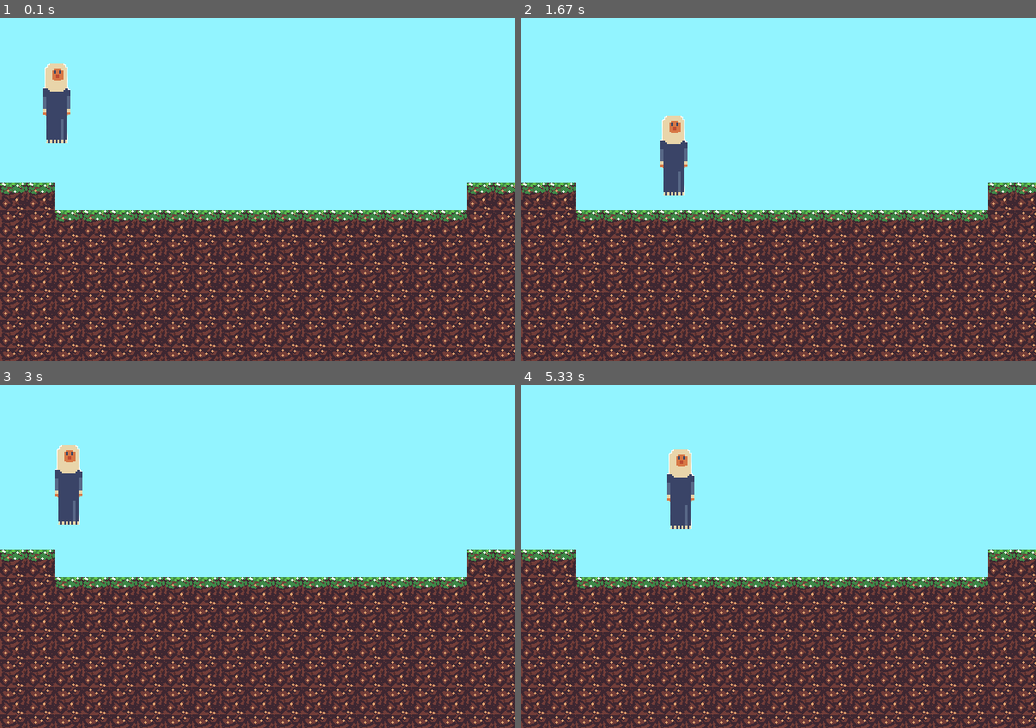
Above: before the commit, frames 1-4 (two rows, left to right).
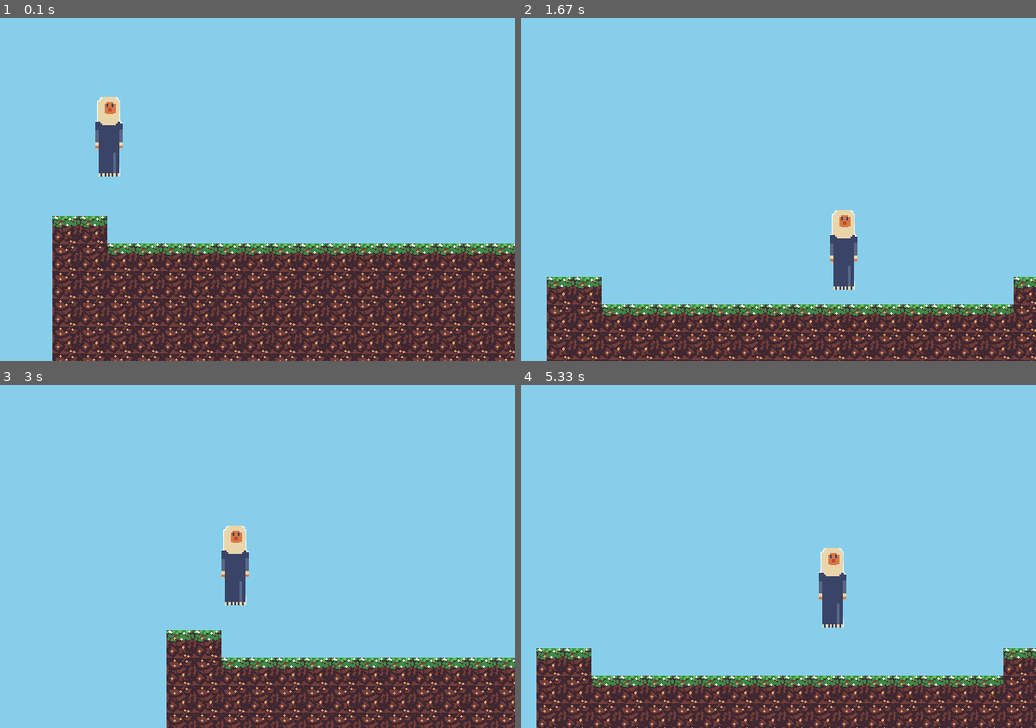
Above: after the commit, the same moments.

Repository: Electronic-mind/Pygame_platformer
Game: pygame game, started from Demo/New_game.py
Same seed, same stepped clock (60 frames per second), same inputs: the game is played once before the commit and once after it.
Inputs:
- Up to frame 1 (0.1 s): no input
- Up to frame 2 (1.67 s): hold Right 0.33-0.8 s; hold Up 0.83-1.13 s; hold Right 1.17-1.63 s
- Up to frame 3 (3 s): hold Left 1.67-2.2 s; hold Left 2.23-2.63 s; hold Up from 2.67 s (still down)
- Up to frame 4 (5.33 s): release Up at 3.03 s; hold Right 3.07-3.7 s; hold Left 3.73-4.2 s; hold Right 4.23-4.7 s; hold Up 4.73-5.03 s; hold Right from 5.07 s (still down)

The runs differ from the first frame. In frame 1, 86% of the frame differs, in the area x 0-100%, y 0-100%; in frame 2, 93%; in frame 3, 93%; in frame 4, 93%.

Commit message:
separated the map in a different text file

Diff:
--- a/Demo/New_game.py
+++ b/Demo/New_game.py
@@ -8,30 +8,40 @@
 WINDOW_SIZE = [600, 400]
 
 screen = pygame.display.set_mode(WINDOW_SIZE, 0, 32)
+pygame.display.set_caption("Happy national day!")
 
 #display = pygame.Surface((300, 200))
 
+
+
+
+#loading the map from game_map.txt
+def load_map(path):
+    f = open(path, 'r')
+    data = f.read()
+    f.close
+    data = data.split('\n')
+    game_map = []
+    for row in data:
+        game_map.append(list(row))
+    return game_map
+
+
+game_map = load_map("game_map.txt")
+
+
+#load the image of the player
 player_image = pygame.image.load("Saudi_lady-32bit.png")
 
+#load the images of the tiles
 grass_image = pygame.image.load("Grass_new.png")
 dirt_image = pygame.image.load("Dirt_new.png")
 TILE_SIZE = grass_image.get_width()
 
-game_map = [['0', '0', '0', '0', '0', '0', '0', '0', '0', '0', '0', '0', '0', '0', '0', '0', '0', '0', '0'],
-            ['0', '0', '0', '0', '0', '0', '0', '0', '0', '0', '0', '0', '0', '0', '0', '0', '0', '0', '0'],
-            ['0', '0', '0', '0', '0', '0', '0', '0', '0', '0', '0', '0', '0', '0', '0', '0', '0', '0', '0'],
-            ['0', '0', '0', '0', '0', '0', '0', '0', '0', '0', '0', '0', '0', '0', '0', '0', '0', '0', '0'],
-            ['0', '0', '0', '0', '0', '0', '0', '0', '0', '0', '0', '0', '0', '0', '0', '0', '0', '0', '0'],
-            ['0', '0', '0', '0', '0', '0', '0', '0', '0', '0', '0', '0', '0', '0', '0', '0', '0', '0', '0'],
-            ['2', '2', '0', '0', '0', '0', '0', '0', '0', '0', '0', '0', '0', '0', '0', '0', '0', '2', '2'],
-            ['1', '1', '2', '2', '2', '2', '2', '2', '2', '2', '2', '2', '2', '2', '2', '2', '2', '1', '1'],
-            ['1', '1', '1', '1', '1', '1', '1', '1', '1', '1', '1', '1', '1', '1', '1', '1', '1', '1', '1'],
-            ['1', '1', '1', '1', '1', '1', '1', '1', '1', '1', '1', '1', '1', '1', '1', '1', '1', '1', '1'],
-            ['1', '1', '1', '1', '1', '1', '1', '1', '1', '1', '1', '1', '1', '1', '1', '1', '1', '1', '1'],
-            ['1', '1', '1', '1', '1', '1', '1', '1', '1', '1', '1', '1', '1', '1', '1', '1', '1', '1', '1'],
-            ['1', '1', '1', '1', '1', '1', '1', '1', '1', '1', '1', '1', '1', '1', '1', '1', '1', '1', '1']]
 
 
+
+#checking for collisions
 def collision_test(rects, tiles):
     hit_list = []
     for tile in tiles:
@@ -74,17 +84,29 @@
 player_rect = pygame.Rect(50, 50, player_image.get_width(), player_image.get_height())
 air_timer = 0
 
+#scrolling the screen
+true_scroll = [0,0]
+scroll = true_scroll.copy()
+scroll[0] = true_scroll[0]
+scroll[1] = true_scroll[1]
+
+
+
 while True:
-    screen.fill((146, 244, 255))
+
+    scroll[0] += (player_rect.x - scroll[0] - 284)/ 20
+    scroll[1] += (player_rect.y - scroll[1] - 200)/ 20
+
+    screen.fill((135, 206, 235))
     tile_rects = []
     y = 0
     for row in game_map:
         x = 0
         for tile in row:
             if tile == '1':
-                screen.blit(dirt_image, (x * TILE_SIZE, y * TILE_SIZE))
+                screen.blit(dirt_image, (x * TILE_SIZE - scroll[0], y * TILE_SIZE - scroll[1]))
             if tile == '2':
-                screen.blit(grass_image, (x * TILE_SIZE, y * TILE_SIZE))
+                screen.blit(grass_image, (x * TILE_SIZE - scroll[0], y * TILE_SIZE - scroll[1]))
             if tile != '0':
                 tile_rects.append(pygame.Rect(x * TILE_SIZE, y * TILE_SIZE, TILE_SIZE, TILE_SIZE))
             x += 1
@@ -92,9 +114,9 @@
 
     player_movement = [0, 0]
     if moving_r:
-        player_movement[0] += 2
+        player_movement[0] += 5
     if moving_l:
-        player_movement[0] -= 2
+        player_movement[0] -= 5
     player_movement[1] += player_y_momentum
     player_y_momentum += 0.2
     if player_y_momentum > 3:
@@ -110,7 +132,7 @@
     if collisions['top']:
         player_y_momentum += 2
 
-    screen.blit(player_image, [player_rect.x, player_rect.y])
+    screen.blit(player_image, [player_rect.x - scroll[0], player_rect.y - scroll[1]])
 
     for event in pygame.event.get():
         if event.type == QUIT:
--- /dev/null
+++ b/Demo/game_map.txt
@@ -0,0 +1,13 @@
+000000000000000000000000000000000000000000000
+000000000000000000000000000000000000000000000
+000000000000000000000000000000000000000000000
+000000000000000000000000000000000000000000000
+000000000000000000000000000000000000000000000
+000000000000000000000000000000000000000000000
+220000000000000002222200000000000002222222222
+112222222222222221111122200000000021111111111
+111111111111111111111111100000000011111111111
+111111111111111111111111100000000001111111111
+111111111111111111111111100000000000001111111
+111111111111111111111111100000000000000011111
+111111111111111111111111100000000000000000000
Binary file removed: Demo/Dirt.png
Binary file removed: Demo/Grass .png
Binary file removed: Demo/Grass and dirt.png
Binary file removed: Demo/Grass.png
Binary file removed: Demo/dirt .png
Binary file removed: Demo/player.png
Not shown, removed: Demo/player.psp
